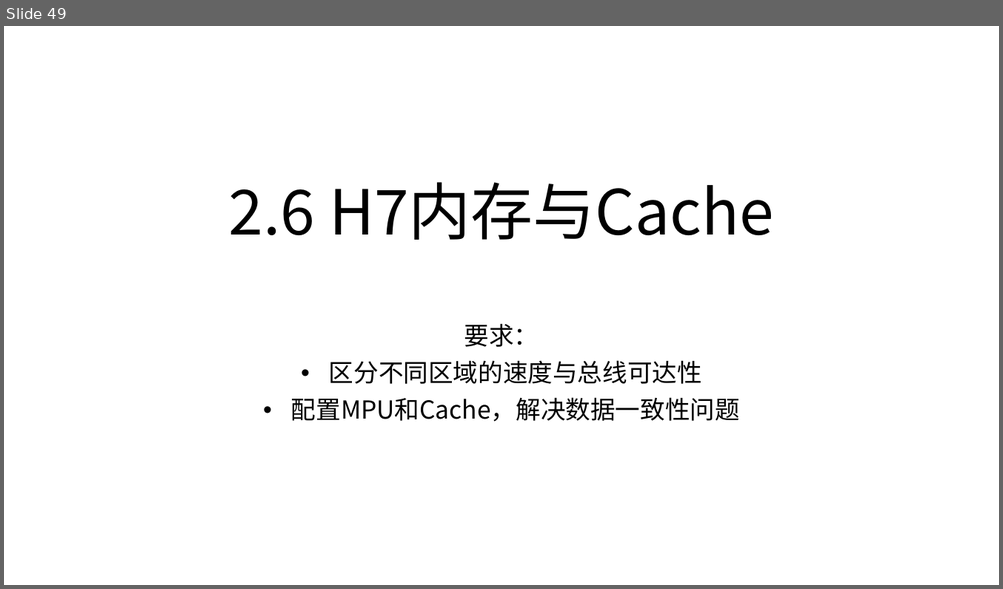
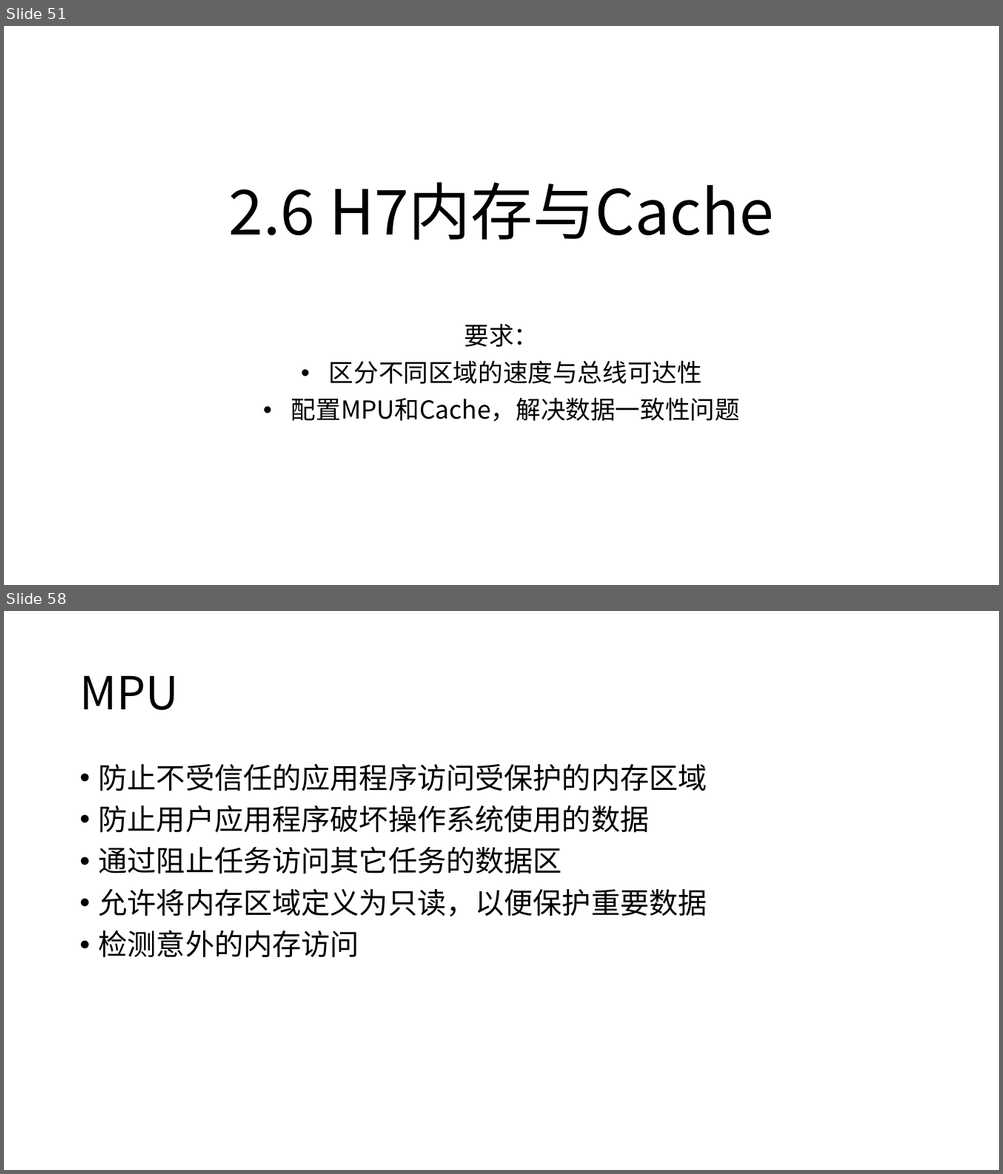
Before and after one commit to JLU-Robomaster-Embedded/embedded_tutorial, a slide deck: 2_STM32基本功能.pptx. Shown one above the other, each under a label of ours: slide 49 before the commit, slides 51 and 58 after it; the slides between them are not shown. The pictures are 1003x589 and 1003x1174 pixels, drawn with LibreOffice and Linux fonts; fonts in the diff are those of the drawing. Boxes give left, top, right and bottom in pixels: in the first picture for what was removed or moved away, otherwise in the second. Text is boxed around its words. In the diff, an @@ line names an element or a change of style, - is before the commit and + after.

```diff
--- a/2_STM32基本功能.pptx
+++ b/2_STM32基本功能.pptx
@@ slide 58 added at (4, 611, 999, 1170), background #FFFFFF @@
@@ title added at (79, 676, 178, 710), 44 pt, text #000000 @@
+MPU
@@ text added at (99, 764, 707, 958), 28 pt, text #000000 @@
+• 防止不受信任的应用程序访问受保护的内存区域
+• 防止用户应用程序破坏操作系统使用的数据
+• 通过阻止任务访问其它任务的数据区
+• 允许将内存区域定义为只读，以便保护重要数据
+• 检测意外的内存访问
@@ what was slide 49 is now slide 51 @@
```
Also in this commit, not shown: 2 slides changed, 14 other slides added.
